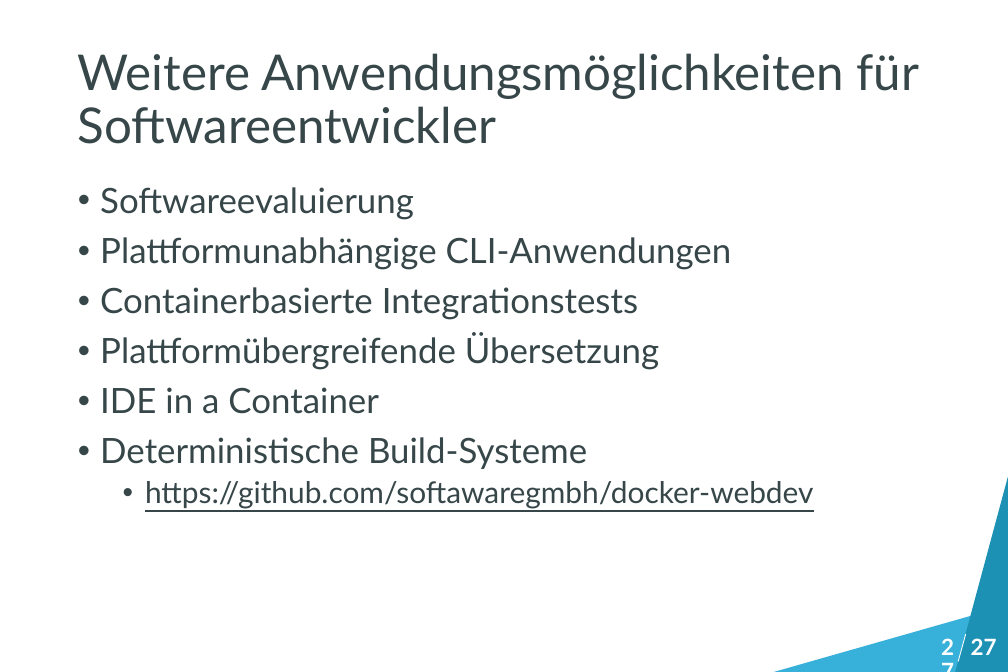
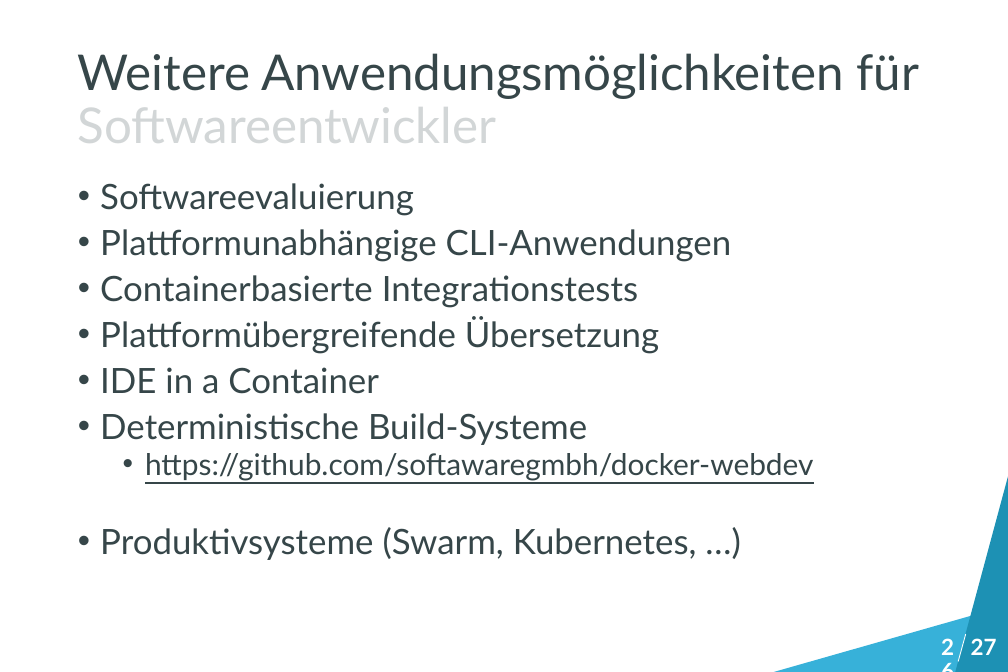
Before and after one commit to bemayr/talk.intro-to-docker, a slide deck: slide 35 of slides.pptx (slide 36 before the commit). Drawn at 1008x672 pixels with LibreOffice and Linux fonts; fonts in the diff are those of the drawing. Boxes give left, top, right and bottom in pixels: in the first picture for what was removed or moved away, otherwise in the second. Text is boxed around its words. In the diff, an @@ line names an element or a change of style, - is before the commit and + after.

Commit message:
updated slides

```diff
--- a/slides.pptx
+++ b/slides.pptx
@@ rectangle added at (69, 101, 597, 152), fill #FFFFFF at 78% opacity @@
@@ text at (100, 183, 814, 481): line spacing 0.9 to 0.8 @@
@@ text at (100, 527, 697, 560): paragraph added @@
+• Produktivsysteme (Swarm, Kubernetes, …)
@@ text at (920, 632, 963, 665): text changed @@
-27
+26
```
Also in this commit, not shown: 22 other slides changed, 1 slide added, 1 slide removed.
